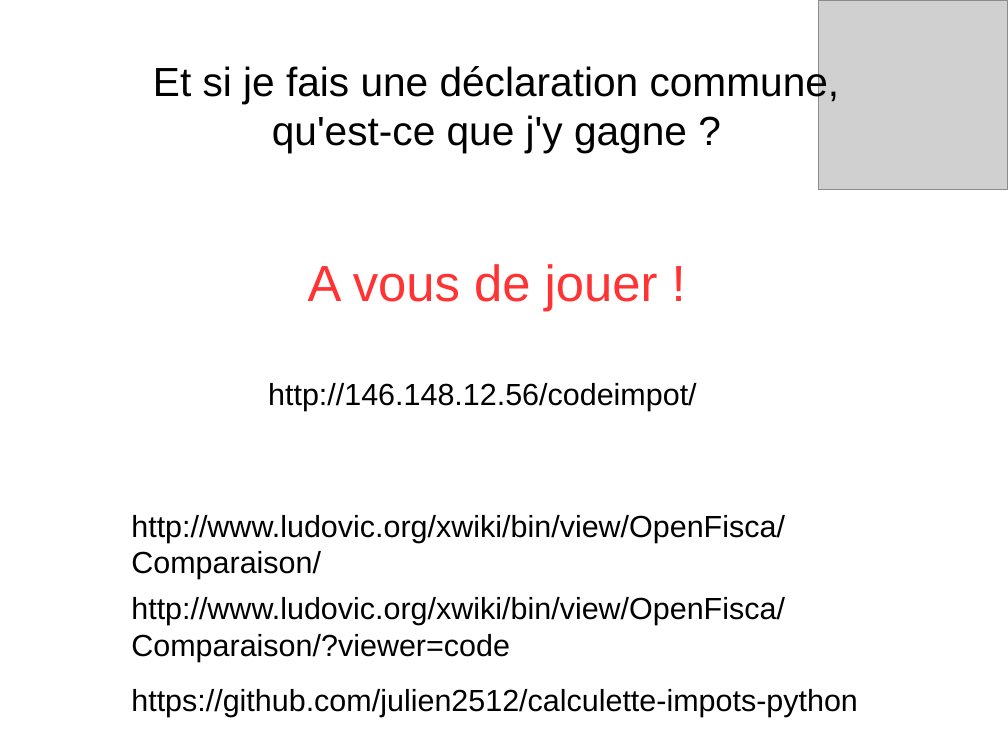
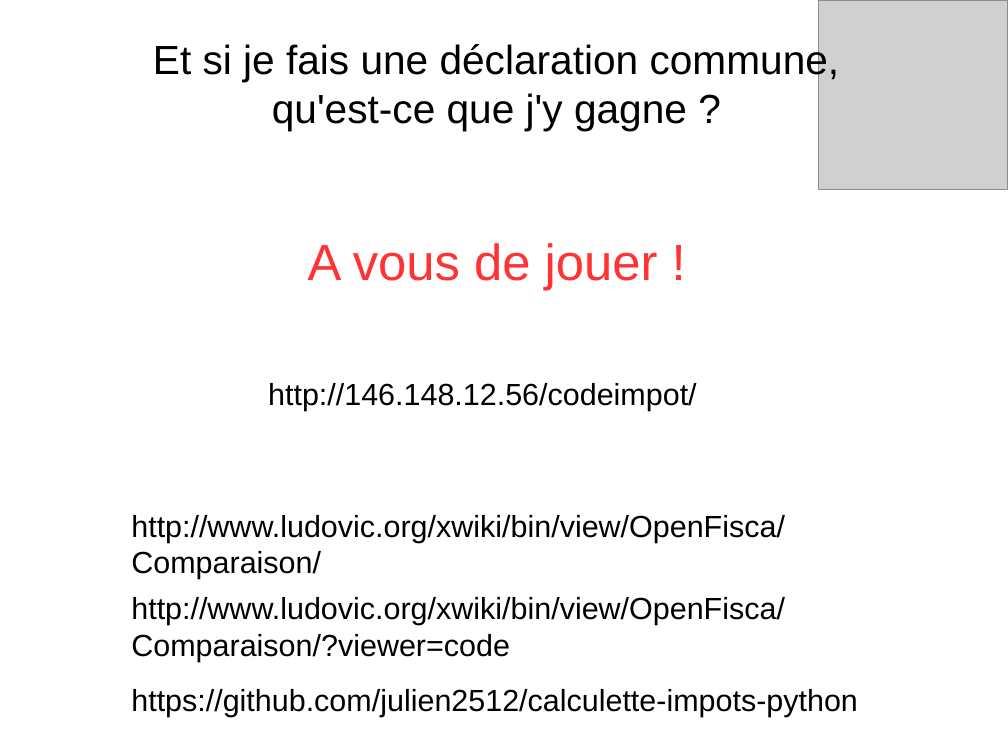
Before and after one commit to julien2512/calculette-impots-web-api, a slide deck: slide 7 of Hackathon-CodeImpot-declarationcommunequestcequejygagne.odp. Drawn at 1008x756 pixels with LibreOffice and Linux fonts; fonts in the diff are those of the drawing; grey boxes stand for pictures; background and template pictures are left out. Boxes give left, top, right and bottom in pixels: in the first picture for what was removed or moved away, otherwise in the second. Text is boxed around its words. In the diff, an @@ line names an element or a change of style, - is before the commit and + after.

```diff
--- a/Hackathon-CodeImpot-declarationcommunequestcequejygagne.odp
+++ b/Hackathon-CodeImpot-declarationcommunequestcequejygagne.odp
@@ text "Et si je fais une ...": place and size @@
-text "Et si je fais une ..." at (153, 64, 840, 312)
+text "Et si je fais une ..." at (153, 42, 840, 290)
```
Also in this commit, not shown: 3 slides added, 3 slides removed, 2 other files.
